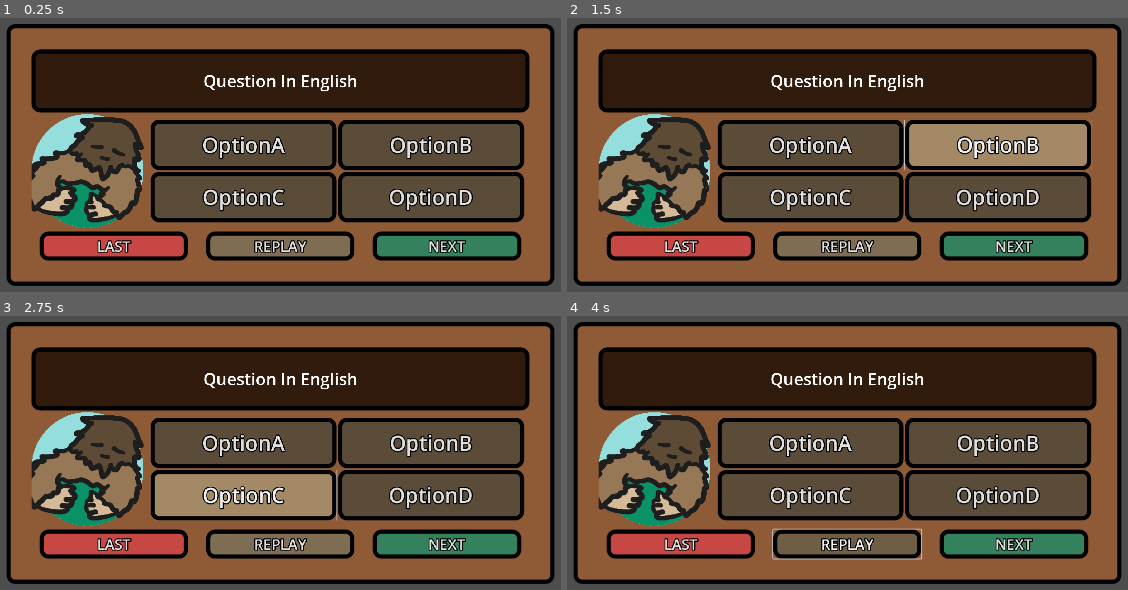
Above: before the commit, frames 1-4 (two rows, left to right).
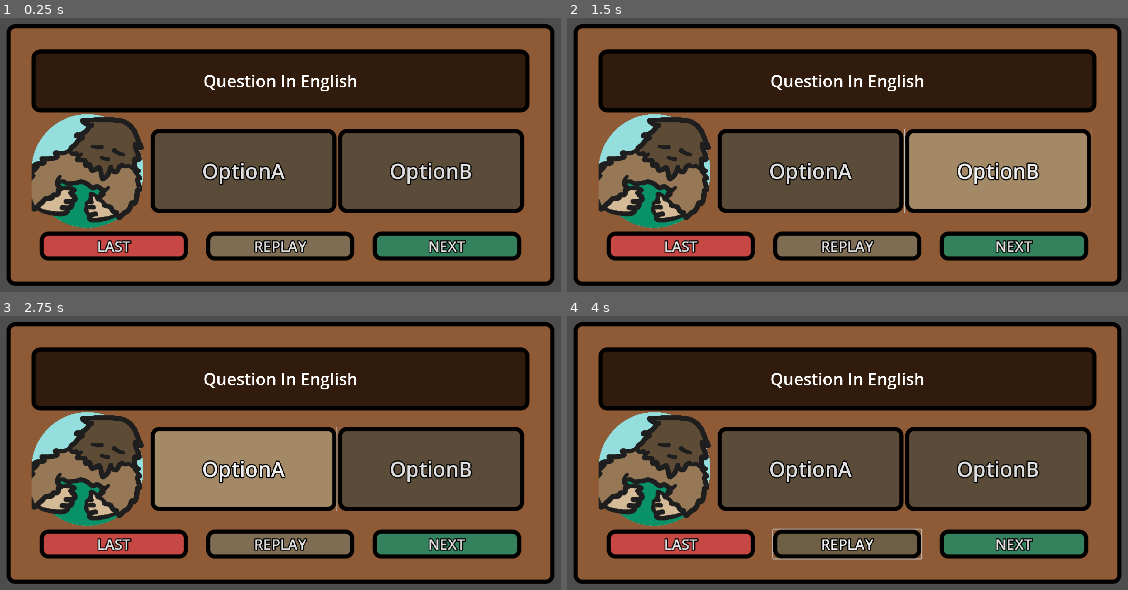
Above: after the commit, the same moments.

Repository: PolTwice/ProjectTanisi
Game: Godot game, scene res://GenericScenes/QuizBox/QuizTextBox.tscn
Two runs of this game, one before a commit and one after it. Both use one fixed random seed, a clock stepped at 60 frames per second and the inputs below. This scene is started directly instead of the project's main scene.
Inputs (mouse positions are in pixels of both pictures, inside the frame that each line leads up to):
- Up to frame 1 (0.25 s): no input
- Up to frame 2 (1.5 s): click "OptionA" at 0.5 s; click "OptionB" at 1.25 s
- Up to frame 3 (2.75 s): click (241, 494) at 2 s, where only the run before the commit has a clickable "OptionC"
- Up to frame 4 (4 s): click (998, 494) at 2.75 s, where only the run before the commit has a clickable "OptionD"; click "REPLAY" at 3.5 s

The runs differ from the first frame. In frame 1, 12% of the frame differs, in the area x 26-94%, y 37-75%; in frame 2, 15%; in frame 3, 15%; in frame 4, 12%.

Commit message:
Updating quiz box appearnace

Diff:
--- a/GenericScenes/QuizBox/Check_answers.gd
+++ b/GenericScenes/QuizBox/Check_answers.gd
@@ -12,28 +12,31 @@
 @onready var listen_again: Button = $MarginContainer/BoxDesign/TextboxMargin/VBoxContainer/ButtonsContainer/MarginContainer3/ListenAgain
 @onready var submit: Button = $MarginContainer/BoxDesign/TextboxMargin/VBoxContainer/ButtonsContainer/MarginContainer2/Submit
 
-@export var quizResouce: Resource
+@export var quizResource: Resource
+	#var choices = [0,0,0,0]
+	#var correctIndex = -1
+	#var picture: Texture
 
 var correct_option = null
 
 func _ready():
+	#if the second and third choice are not entered, then hide the box
+	if quizResource.choices[2] ==0 && quizResource.choices[3] ==0:
+		button_cd_box.visible=false;
 	$Right.visible = false
 	$Wrong.visible = false
 
-# --- Button Signals ---
-func _on_button_a_button_down():
-	check_option(true)   # correct
+func _on_button_a_pressed() -> void:
+	pass # Replace with function body.
 
-func _on_button_b_button_down():
-	check_option(false)
+func _on_button_b_pressed() -> void:
+	pass # Replace with function body.
 
-func _on_button_c_button_down():
-	check_option(false)
+func _on_button_c_pressed() -> void:
+	pass # Replace with function body.
 
-func _on_button_d_button_down():
-	check_option(false)
-
-
+func _on_button_d_pressed() -> void:
+	pass # Replace with function body.
 
 # --- Main Logic ---
 func check_option(is_correct: bool):
@@ -43,19 +46,3 @@
 	else:
 		$Right.visible = false
 		$Wrong.visible = true
-
-
-func _on_button_a_pressed() -> void:
-	pass # Replace with function body.
-
-
-func _on_button_b_pressed() -> void:
-	pass # Replace with function body.
-
-
-func _on_button_c_pressed() -> void:
-	pass # Replace with function body.
-
-
-func _on_button_d_pressed() -> void:
-	pass # Replace with function body.
--- a/GenericScenes/QuizBox/QuizTextBox.tscn
+++ b/GenericScenes/QuizBox/QuizTextBox.tscn
@@ -1,8 +1,9 @@
-[gd_scene load_steps=12 format=3 uid="uid://ywowko6thpw8"]
+[gd_scene load_steps=13 format=3 uid="uid://ywowko6thpw8"]
 
 [ext_resource type="Script" uid="uid://du0m5a50lew2v" path="res://GenericScenes/QuizBox/Check_answers.gd" id="1_uakr6"]
 [ext_resource type="Theme" uid="uid://c7ov3td0u36sq" path="res://GenericScenes/Themes/GenericTextBox.tres" id="1_x11fd"]
 [ext_resource type="Texture2D" uid="uid://7mf0ow2ulifp" path="res://Tanisi.png" id="2_2q68e"]
+[ext_resource type="Resource" uid="uid://bmau3425bq0o8" path="res://GenericScenes/QuizBox/testQuizResource.tres" id="2_coehs"]
 [ext_resource type="Theme" uid="uid://byi38q23oj3ta" path="res://GenericScenes/Themes/ButtonTheme.tres" id="2_e0t6s"]
 [ext_resource type="StyleBox" uid="uid://chw4c3yc2s508" path="res://GenericScenes/Themes/InfoBox.tres" id="3_2q68e"]
 [ext_resource type="Texture2D" uid="uid://btbswx1ntxcql" path="res://GenericScenes/QuizBox/Icons/Yes.svg" id="6_pw7es"]
@@ -72,6 +73,7 @@
 size_flags_horizontal = 3
 size_flags_vertical = 3
 script = ExtResource("1_uakr6")
+quizResource = ExtResource("2_coehs")
 metadata/_edit_use_anchors_ = true
 
 [node name="MarginContainer" type="MarginContainer" parent="."]
--- /dev/null
+++ b/GenericScenes/QuizBox/quizResource.gd
@@ -0,0 +1,5 @@
+class_name quizResource extends Resource
+
+@export var choices = [0,0,0,0]
+@export var correctIndex = 0
+@export var picture: Texture;
--- /dev/null
+++ b/GenericScenes/QuizBox/testQuizResource.tres
@@ -0,0 +1,11 @@
+[gd_resource type="Resource" script_class="quizResource" load_steps=3 format=3 uid="uid://bmau3425bq0o8"]
+
+[ext_resource type="Texture2D" uid="uid://7mf0ow2ulifp" path="res://Tanisi.png" id="1_bwsny"]
+[ext_resource type="Script" uid="uid://dux5iq8x4urte" path="res://GenericScenes/QuizBox/quizResource.gd" id="2_5pvvm"]
+
+[resource]
+script = ExtResource("2_5pvvm")
+choices = [0, 0, 0, 0]
+correctIndex = 0
+picture = ExtResource("1_bwsny")
+metadata/_custom_type_script = "uid://dux5iq8x4urte"
--- /dev/null
+++ b/quizResource.gd
@@ -0,0 +1 @@
+extends Resource
Not shown, added: GenericScenes/QuizBox/quizResource.gd.uid
Not shown: 1 places in GenericScenes/QuizBox/quiz_text_box_b.tscn that only renumber resources
Not shown, added: quizResource.gd.uid
